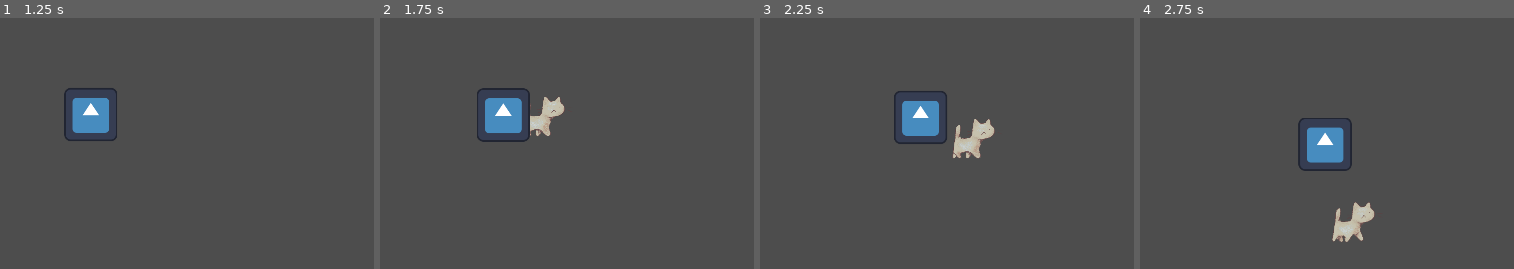
Above: before the commit, frames 1-4 (left to right).
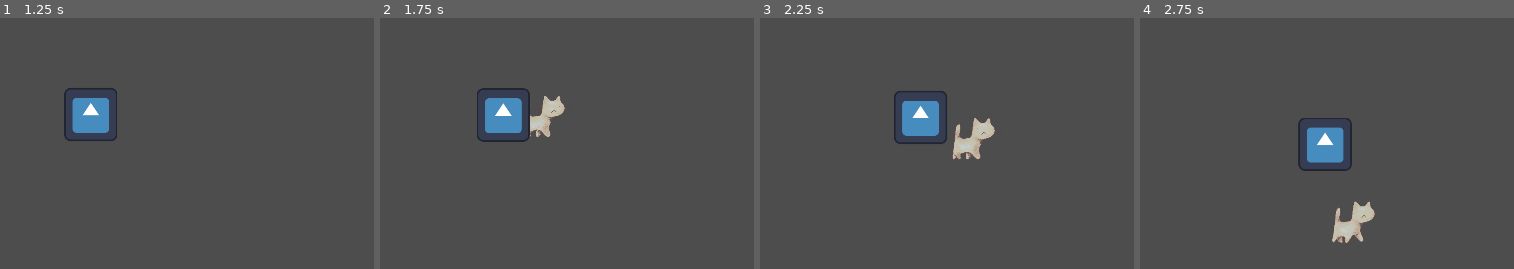
Above: after the commit, the same moments.

Repository: RobertKadak/GameCamp-2024
Game: Godot game, scene res://Menu folder/menu.tscn
Same seed, same stepped clock (60 frames per second), same inputs: the game is played once before the commit and once after it. The engine's default icon, where the game draws it, is replaced by a stand-in: a white triangle on a blue panel in a dark square.
Inputs (mouse positions are in pixels of both pictures, inside the frame that each line leads up to):
- Up to frame 1 (1.25 s): click "Play" at 0.5 s
- Up to frame 2 (1.75 s): move the mouse to (649, 93) at 1.27 s; hold D (move_right) from 1.28 s (still down); click (649, 93) at 1.35 s
- Up to frame 3 (2.25 s): move the mouse to (outside the picture) at 2.02 s; release D (move_right) at 2.03 s; hold S (move_down) from 2.03 s (still down); right-click (outside the picture) at 2.1 s
- Up to frame 4 (2.75 s): keep holding S (move_down)

Frame 1 is identical in both runs. In frame 2, 0.1% of the frame differs, in the area x 40-50%, y 31-48%; in frame 3, 0.2%, in the area x 51-63%, y 39-57%; in frame 4, 0.2%.

Commit message:
Wrong starting animation fix

Diff:
--- a/characters/player/player.gd
+++ b/characters/player/player.gd
@@ -16,6 +16,7 @@
 
 # Called when the node enters the scene tree for the first time.
 func _ready() -> void:
+	_animated_sprite.play("walk")
 	_melee.get_node("MeleeAnimatedSprite2D").stop()
 	_melee.get_node("MeleeAnimatedSprite2D").hide()
 
--- a/characters/player/player.tscn
+++ b/characters/player/player.tscn
@@ -1,15 +1,28 @@
-[gd_scene load_steps=12 format=3 uid="uid://cjnjct76im3qy"]
+[gd_scene load_steps=14 format=3 uid="uid://cjnjct76im3qy"]
 
 [ext_resource type="Script" path="res://characters/player/player.gd" id="1_cwafh"]
 [ext_resource type="Texture2D" uid="uid://dfi1dcsbsqvek" path="res://characters/player/cat_walk1.png" id="2_5byhn"]
+[ext_resource type="Texture2D" uid="uid://dpmp3kgpb818y" path="res://characters/player/cat_clawattack1.png" id="2_7kjuw"]
 [ext_resource type="Texture2D" uid="uid://s0fbcytcepcn" path="res://characters/player/player_melee_1.png" id="2_ctsnp"]
 [ext_resource type="Texture2D" uid="uid://dd7f3qbbqqxm5" path="res://characters/player/ranged/cat_ranged1.png" id="2_xbiry"]
+[ext_resource type="Texture2D" uid="uid://i2pbr6rnrmx6" path="res://characters/player/cat_clawattack2.png" id="3_22t5q"]
 [ext_resource type="Texture2D" uid="uid://bjw1dqmpw1dj6" path="res://characters/player/player_melee_2.png" id="3_m4d4m"]
 [ext_resource type="Texture2D" uid="uid://c62imnkhtspp" path="res://characters/player/cat_walk2.png" id="3_nlxon"]
 [ext_resource type="Texture2D" uid="uid://ct58yg1352ksx" path="res://characters/player/ranged/cat_ranged2.png" id="3_u1u21"]
 
 [sub_resource type="SpriteFrames" id="SpriteFrames_wbfjh"]
 animations = [{
+"frames": [{
+"duration": 1.0,
+"texture": ExtResource("2_7kjuw")
+}, {
+"duration": 1.0,
+"texture": ExtResource("3_22t5q")
+}],
+"loop": true,
+"name": &"melee",
+"speed": 10.0
+}, {
 "frames": [{
 "duration": 1.0,
 "texture": ExtResource("2_xbiry")
@@ -63,10 +76,9 @@
 
 [node name="WalkingAnimatedSprite2D" type="AnimatedSprite2D" parent="."]
 position = Vector2(8.58307e-06, 0.499993)
-scale = Vector2(0.128, 0.127)
+scale = Vector2(0.129253, 0.133307)
 sprite_frames = SubResource("SpriteFrames_wbfjh")
 animation = &"walk"
-frame_progress = 0.419166
 
 [node name="CollisionShape2D" type="CollisionShape2D" parent="."]
 shape = SubResource("RectangleShape2D_f42hs")
Binary file added: characters/player/cat_clawattack1.png
Not shown, added: characters/player/cat_clawattack1.png.import
Binary file added: characters/player/cat_clawattack2.png
Not shown, added: characters/player/cat_clawattack2.png.import
